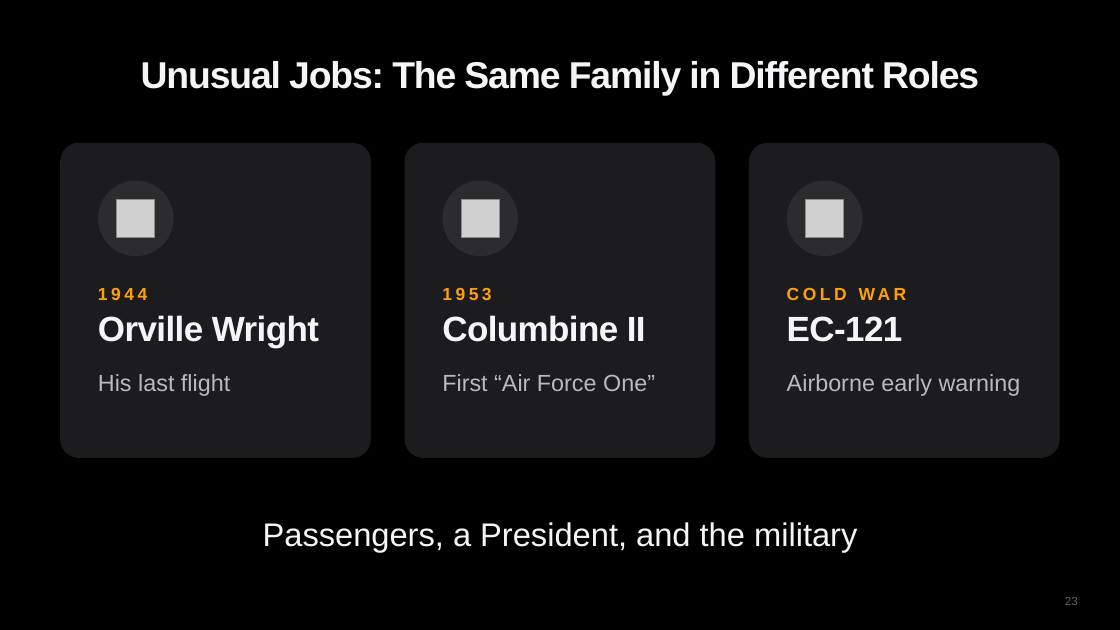
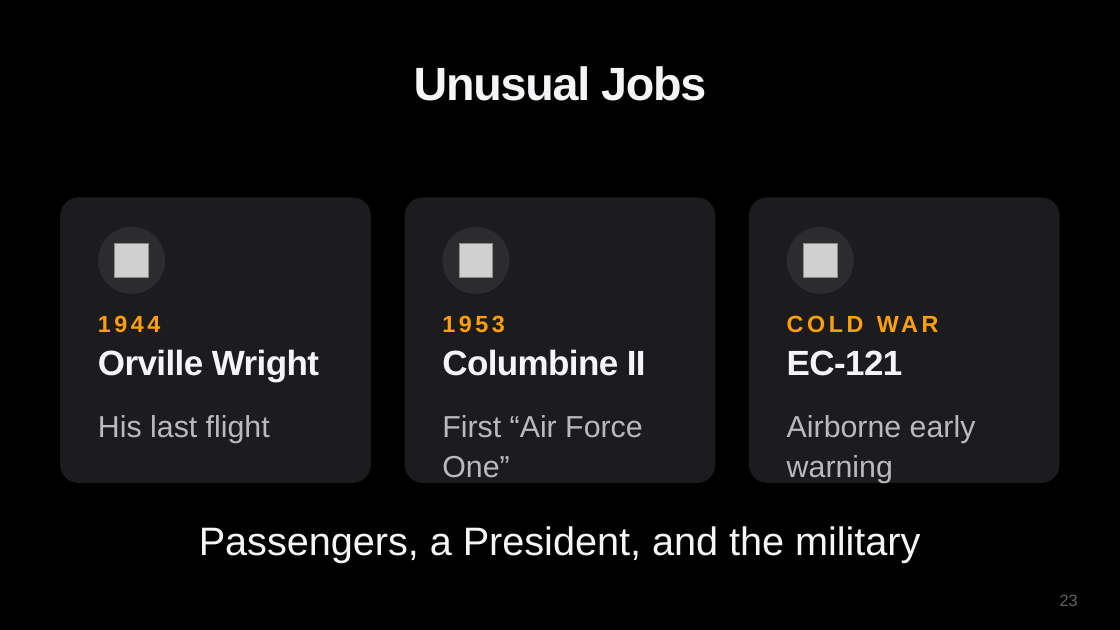
Before and after one commit to diuneilomochaufahai/claude, a slide deck: slide 23 of Constellation_Visual_Pitch_EN.pptx. Drawn at 1120x630 pixels with LibreOffice and Linux fonts; fonts in the diff are those of the drawing; grey boxes stand for pictures. Boxes give left, top, right and bottom in pixels: in the first picture for what was removed or moved away, otherwise in the second. Text is boxed around its words. In the diff, an @@ line names an element or a change of style, - is before the commit and + after.

```diff
--- a/Constellation_Visual_Pitch_EN.pptx
+++ b/Constellation_Visual_Pitch_EN.pptx
@@ title at (x1=414, y1=66, x2=706, y2=101): text changed; size 32 to 40 pt @@
-Unusual Jobs: The Same Family in Different Roles
+Unusual Jobs
@@ rounded rectangle resized from (x1=60, y1=143, x2=371, y2=458) to (x1=60, y1=197, x2=371, y2=483) @@
@@ rounded rectangle resized from (x1=405, y1=143, x2=716, y2=458) to (x1=405, y1=197, x2=716, y2=483) @@
@@ proportions changed in 3 elements at (x1=405, y1=197, x2=716, y2=483), (x1=60, y1=197, x2=371, y2=483), (x1=749, y1=197, x2=1060, y2=483) @@
@@ rounded rectangle resized from (x1=749, y1=143, x2=1060, y2=458) to (x1=749, y1=197, x2=1060, y2=483) @@
@@ ellipse resized from (x1=98, y1=181, x2=174, y2=256) to (x1=98, y1=227, x2=166, y2=294) @@
@@ ellipse resized from (x1=443, y1=181, x2=518, y2=256) to (x1=443, y1=227, x2=510, y2=294) @@
@@ ellipse resized from (x1=787, y1=181, x2=863, y2=256) to (x1=787, y1=227, x2=854, y2=294) @@
@@ picture resized from (x1=117, y1=200, x2=155, y2=238) to (x1=115, y1=244, x2=149, y2=277) @@
@@ picture resized from (x1=461, y1=200, x2=499, y2=238) to (x1=460, y1=244, x2=493, y2=277) @@
@@ picture resized from (x1=806, y1=200, x2=844, y2=238) to (x1=804, y1=244, x2=838, y2=277) @@
@@ 3 texts moved together from (x1=98, y1=281, x2=1023, y2=307) to (x1=98, y1=311, x2=1023, y2=336) @@
@@ size 15 to 20 pt in 3 elements at (x1=98, y1=315, x2=160, y2=333), (x1=442, y1=315, x2=504, y2=333), (x1=787, y1=311, x2=1023, y2=336) @@
@@ 3 texts moved together from (x1=98, y1=315, x2=903, y2=348) to (x1=98, y1=349, x2=903, y2=381) @@
@@ text "His last flight" moved from (x1=98, y1=374, x2=230, y2=396) to (x1=98, y1=415, x2=270, y2=443) @@
@@ text "First “Air Force One”" moved from (x1=442, y1=374, x2=655, y2=391) to (x1=442, y1=415, x2=643, y2=478) @@
@@ size 20 to 26 pt in 3 elements at (x1=98, y1=415, x2=270, y2=443), (x1=442, y1=415, x2=643, y2=478), (x1=787, y1=415, x2=976, y2=483) @@
@@ text "Airborne early warning" moved from (x1=787, y1=374, x2=1021, y2=396) to (x1=787, y1=415, x2=976, y2=483) @@
@@ text "Passengers, a President, and the ..." moved from (x1=263, y1=522, x2=857, y2=552) to (x1=199, y1=526, x2=920, y2=563) @@
@@ text "Passengers, a President, and the ..." at (x1=199, y1=526, x2=920, y2=563): size 28 to 34 pt; more space between paragraphs @@
@@ page number at (x1=1060, y1=595, x2=1078, y2=606): size 10 to 14 pt @@
```
Also in this commit, not shown: 27 other slides changed, 1 slide removed, 2 other files.
